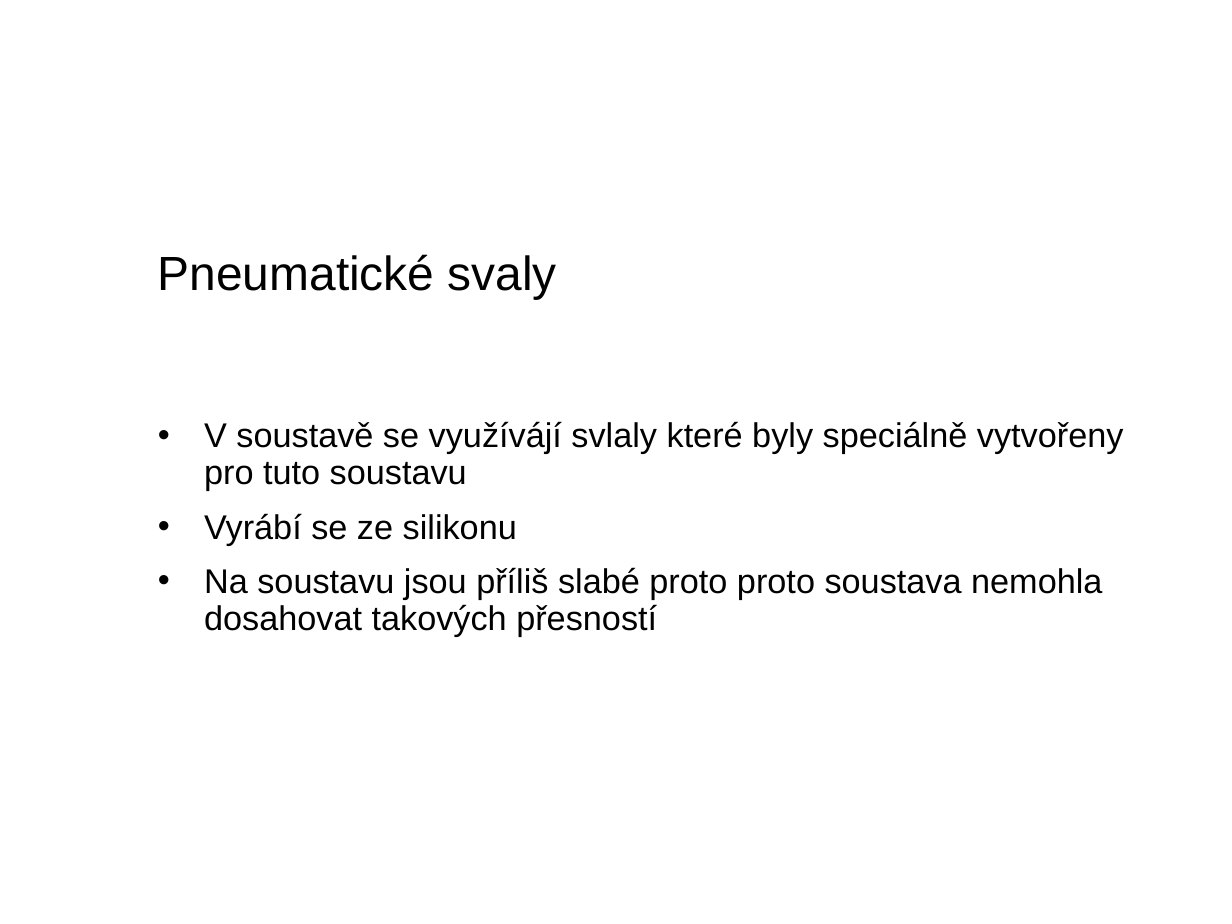
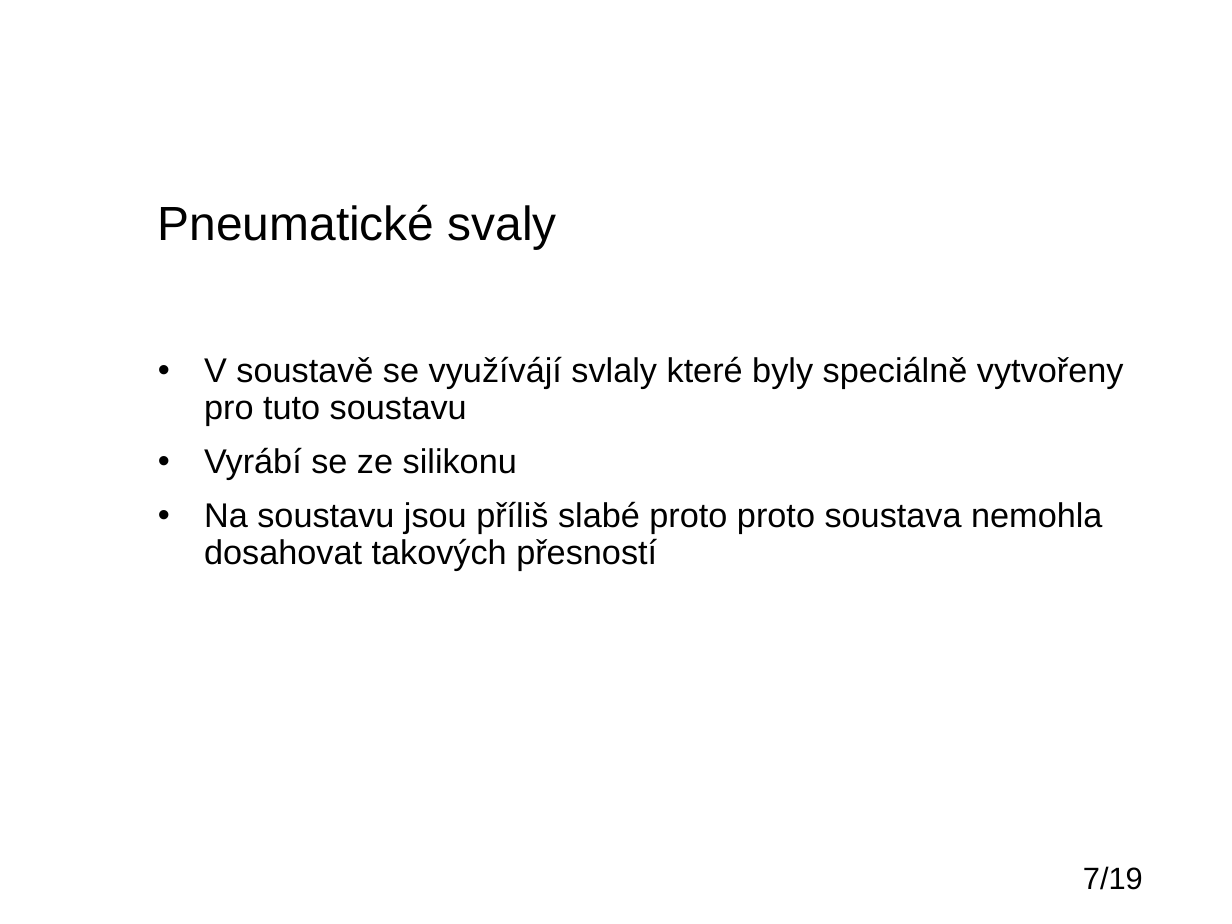
Before and after one commit to IronKnee22/Bakalarka, a slide deck: slide 7 of Obhajoba_darsamar.pptx (slide 8 before the commit). Drawn at 1232x924 pixels with LibreOffice and Linux fonts; fonts in the diff are those of the drawing; background and template pictures are left out. Boxes give left, top, right and bottom in pixels: in the first picture for what was removed or moved away, otherwise in the second. Text is boxed around its words. In the diff, an @@ line names an element or a change of style, - is before the commit and + after.

```diff
--- a/Obhajoba_darsamar.pptx
+++ b/Obhajoba_darsamar.pptx
@@ title "Pneumatické svaly": place and size @@
-title "Pneumatické svaly" at [158, 254, 557, 299]
+title "Pneumatické svaly" at [158, 204, 557, 249]
@@ text "V soustavě se využívájí svlaly ...": place and size @@
-text "V soustavě se využívájí svlaly ..." at [204, 421, 1124, 636]
+text "V soustavě se využívájí svlaly ..." at [204, 356, 1124, 571]
@@ page number added at [1083, 866, 1143, 890], 18 pt, text #000000 @@
+7/19
```
Also in this commit, not shown: 11 other slides changed, 6 slides added, 8 slides removed.
